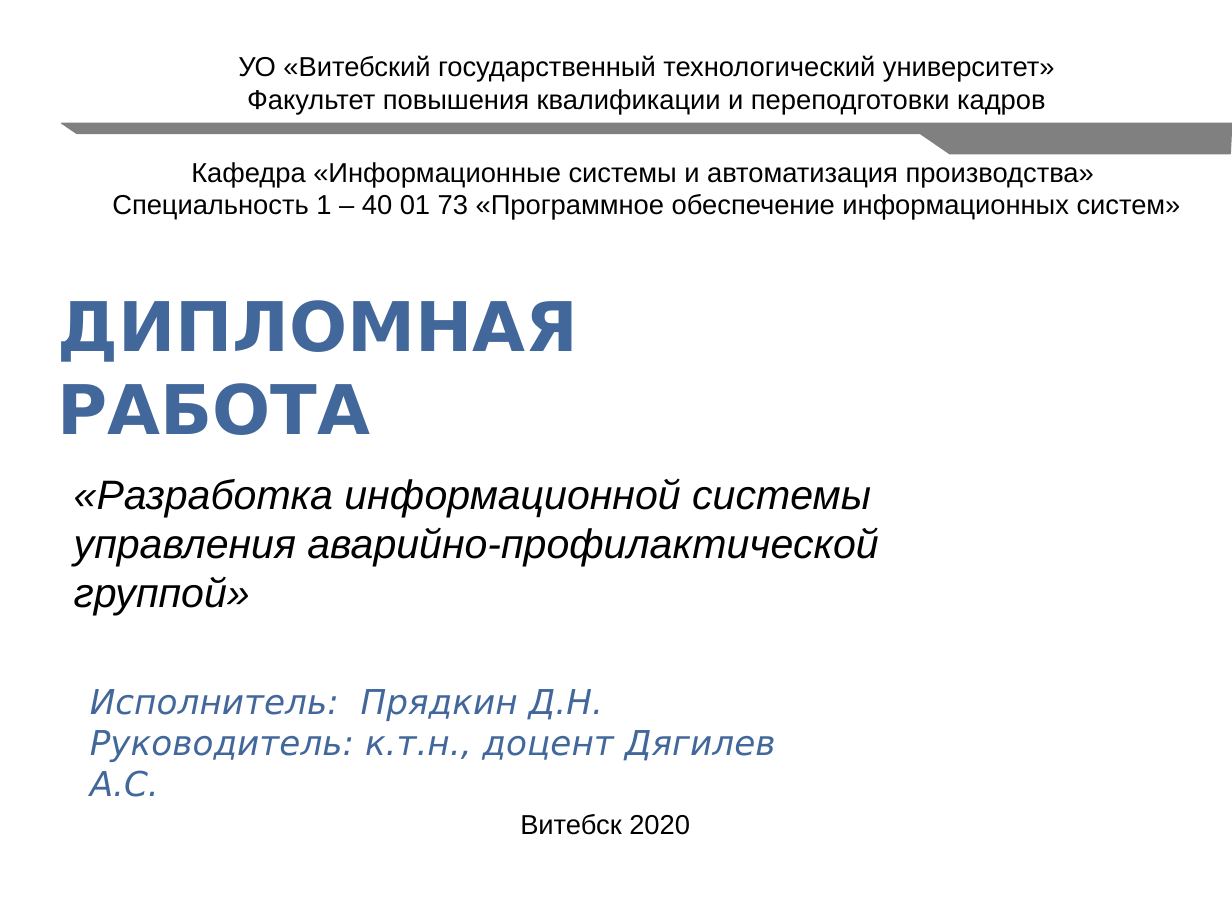
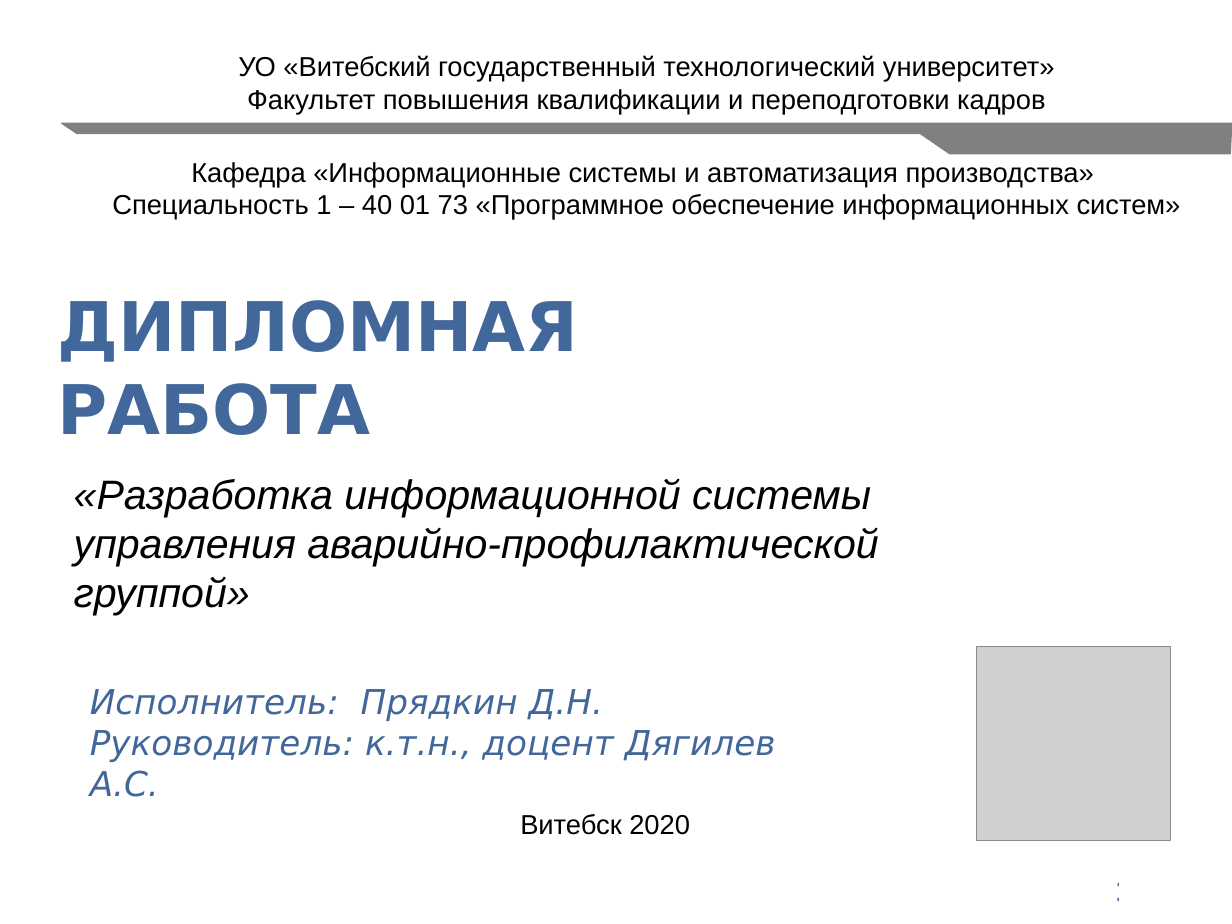
Before and after one commit to Dzmitry2020/workbook, a slide deck: slide 1 of docs/myPresentation3.pptx. Drawn at 1232x924 pixels with LibreOffice and Linux fonts; fonts in the diff are those of the drawing; grey boxes stand for pictures; background and template pictures are left out. Boxes give left, top, right and bottom in pixels: in the first picture for what was removed or moved away, otherwise in the second. Text is boxed around its words. In the diff, an @@ line names an element or a change of style, - is before the commit and + after.

```diff
--- a/docs/myPresentation3.pptx
+++ b/docs/myPresentation3.pptx
@@ picture added at <box>977,647,1170,840</box> @@
@@ page number: place and size @@
-page number at <box>1161,865,1202,914</box>
+page number at <box>1104,865,1232,914</box>
```
Also in this commit, not shown: 27 other slides changed, 20 other files.
